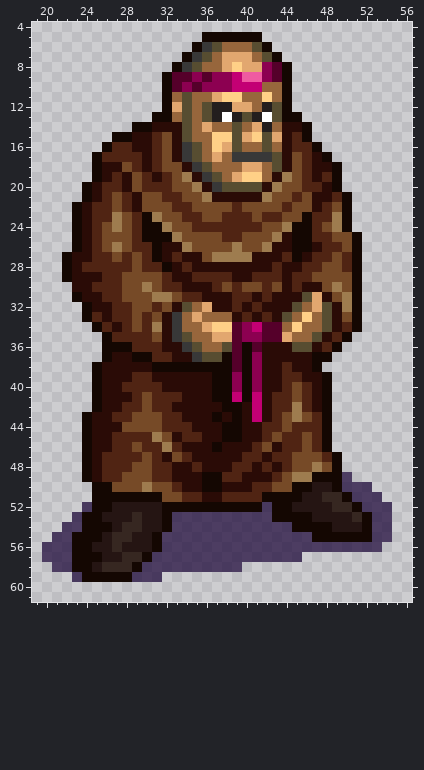
Sprite sheet, stored at images/units/kingdom/cleric.png. Above, as it was before the edit.
The file is 72x72 pixels. Colours within 5 levels of each other are drawn and written as one. Shown: x 19..56, y 4..61. The old version is drawn lined up with the new one.
Once edited:
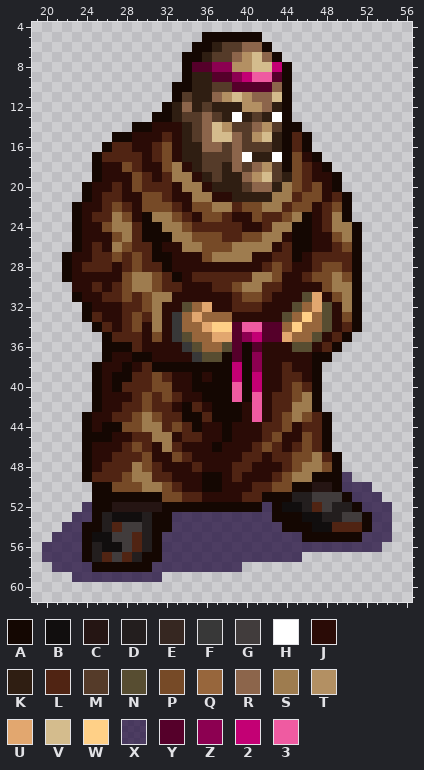
Palette (. is transparent): A #140702  B #110e0e  C #251513  D #231e1e  E #362721  F #383838  G #413c3c  H #ffffff  J #2a0b06  K #2f1e12  L #502413  M #553b29  N #574d31  P #764a27  Q #97663c  R #8c654b  S #9e7c4f  T #b39063  U #e2a76f  V #d4bc8d  W #ffd087  X #160034b3  Y #55002a  Z #8c0051  2 #c30074  3 #ef5ba1
From old to new:
whole drawing moved by +1,+2 (the old picture is shown already moved)
Changed rows in their new state; - is an unchanged pixel.
first column x 23:
 6 -------------AKMMRR-----------
 7 ------------AKMMRTVR----------
 8 ----------.AYYZZTTVV2---------
 9 ---------..AKKYYZ2-3----------
10 ---------.AAKKMMYYYYR---------
11 ---------.AMKKRTVTRRV---------
12 ----------KRKMKKKTTRK---------
13 ----------KMMRMKHKMKH-.-------
14 -----------KMRVTMMRTMAA.------
15 --------JL-KMRVVRMTVKA--------
16 -----------KKRRMRMMMKA-A.-----
17 -----------KKMMMRHKKHA-JA.----
18 --------J-S-KMMKRMRTMA---A.---
19 ----J-----S--KMKKRTVMK---J----
20 ---J------JS--KKKMRRKS--P-----
21 ----LJ----JJS---KKKKSS--P-----
22 --J--------J--SS---SS---------
23 ------J--S--J---JJ----S-J-----
24 --J--S----S------JJLS---JL-SA-
25 --JJ-S-----S-------S----JJ-S--
26 ---J--------S----SS--L---J----
27 ---------AJ---------L-----L---
28 ----J------J-------LPL-J------
29 ---JJ-SS--A-----LLSSP-J---S---
30 ---J--S--------LPSS-L-J----S--
31 ------L---JJJ----PP-----------
32 ----J-L-SJ-------L------------
33 ----J---S--------J-J----------
34 -------J---------33-----------
35 -------J----------2-----------
36 -------JJ---------------------
37 --------JJ--------------------
38 -----A-L--------2-------------
39 ----AA--PL--A---2-2-----A.----
40 ----A---PP--AA--3-2-----A.----
41 ---------P---A--3-3----SA.----
42 -----------AL-A---3----SA.----
43 -------S---AAL-A--3-----------
44 ---AA--SS-P-A---J-----J-------
45 --AAJJ---S------J----JJ-------
46 ----J---J-----------LJ--------
47 ---J----J---------------S-----
48 ------S--J---------J---S------
49 --L---SS-------J--------------
50 --------S---------------------
51 ---------------JJ-----DDGGG---
52 ---------------------BBDLGDD--
53 -X-DBBBDA--------------BBDDGG-
54 ---DLGGDA------------A--BBLLL-
55 X-BBGGLD---------------A-----X
56 X-DBBGLD----------------------
57 X-DLGLD-A---------------------
58 XXAAAA-A----------------------
59 -XXXXX------------------------
Pixel boxes of the changes (left, top, right, bottom) in both pictures:
changed: (72, 42, 372, 582)
